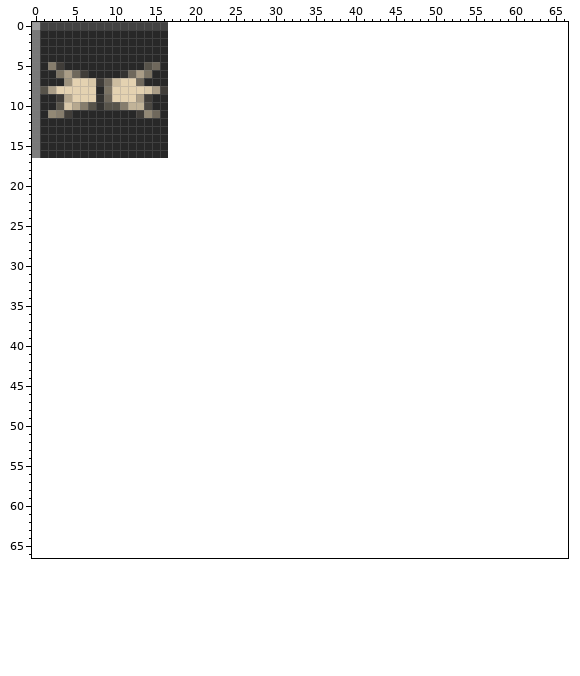
A sprite sheet gets an edit: WebHome/wwwroot/Official/app/icons/icon-16X16.png. Above, as it was before the edit.
The file is 17x17 pixels. The old version is drawn lined up with the new one, on the new canvas.
New version:
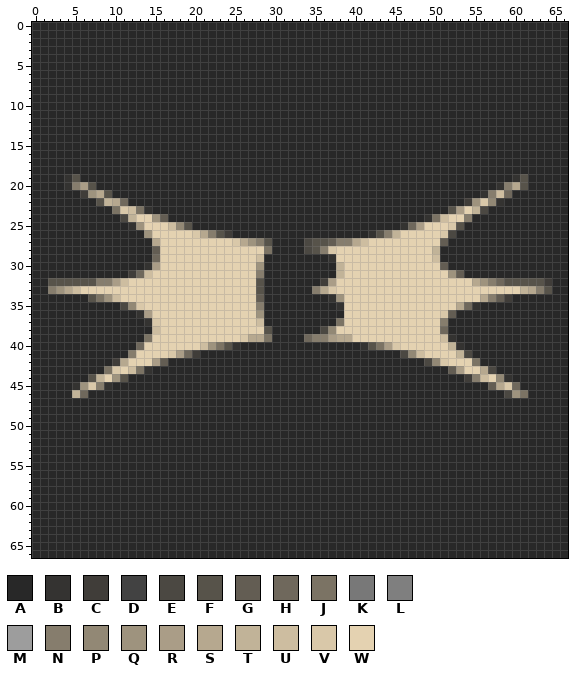
Palette (. is transparent): A #282828  B #343331  C #403d39  D #424242  E #4b4842  F #57534a  G #635d53  H #6f685c  J #7b7364  K #787878  L #7f7f7f  M #9d9d9d  N #867d6d  P #928875  Q #9e937e  R #aa9d87  S #b6a88f  T #c1b398  U #cdbda0  V #d9c8a9  W #e4d2b1
Diff:
canvas 17x17 -> 67x67
y 0: x 0..66 MDDDDDDDDDDDDDDDD.................................................. -> AAAAAAAAAAAAAAAAAAAAAAAAAAAAAAAAAAAAAAAAAAAAAAAAAAAAAAAAAAAAAAAAAAA
y 1..4: x 0 K -> A; x 17..66 .................................................. -> AAAAAAAAAAAAAAAAAAAAAAAAAAAAAAAAAAAAAAAAAAAAAAAAAA
y 5: x 0 K -> A; x 2..3 NC -> AA; x 14..15 FH -> AA; x 17..66 .................................................. -> AAAAAAAAAAAAAAAAAAAAAAAAAAAAAAAAAAAAAAAAAAAAAAAAAA
y 6: x 0 K -> A; x 3..6 JRHC -> AAAA; x 11..14 BHRJ -> AAAA; x 17..66 .................................................. -> AAAAAAAAAAAAAAAAAAAAAAAAAAAAAAAAAAAAAAAAAAAAAAAAAA
y 7: x 0 K -> A; x 4..13 QWWVCHUWWH -> AAAAAAAAAA; x 17..66 .................................................. -> AAAAAAAAAAAAAAAAAAAAAAAAAAAAAAAAAAAAAAAAAAAAAAAAAA
y 8: x 0..7 KFRWWWWW -> AAAAAAAA; x 9..66 JWWWWVRC.................................................. -> AAAAAAAAAAAAAAAAAAAAAAAAAAAAAAAAAAAAAAAAAAAAAAAAAAAAAAAAAA
y 9: x 0 K -> A; x 3..14 CSWWWBHWWWRC -> AAAAAAAAAAAA; x 17..66 .................................................. -> AAAAAAAAAAAAAAAAAAAAAAAAAAAAAAAAAAAAAAAAAAAAAAAAAA
y 10: x 0 K -> A; x 3..14 FVSNFBFFNTTE -> AAAAAAAAAAAA; x 17..66 .................................................. -> AAAAAAAAAAAAAAAAAAAAAAAAAAAAAAAAAAAAAAAAAAAAAAAAAA
y 11: x 0 K -> A; x 2..4 PNC -> AAA; x 13..15 CPH -> AAA; x 17..66 .................................................. -> AAAAAAAAAAAAAAAAAAAAAAAAAAAAAAAAAAAAAAAAAAAAAAAAAA
y 12..15: x 0 K -> A; x 17..66 .................................................. -> AAAAAAAAAAAAAAAAAAAAAAAAAAAAAAAAAAAAAAAAAAAAAAAAAA
y 16: x 0 L -> A; x 17..66 .................................................. -> AAAAAAAAAAAAAAAAAAAAAAAAAAAAAAAAAAAAAAAAAAAAAAAAAA
y 17..18: x 0..66 ................................................................... -> AAAAAAAAAAAAAAAAAAAAAAAAAAAAAAAAAAAAAAAAAAAAAAAAAAAAAAAAAAAAAAAAAAA
y 19: x 0..66 ................................................................... -> AAAABFAAAAAAAAAAAAAAAAAAAAAAAAAAAAAAAAAAAAAAAAAAAAAAAAAAAAAABFAAAAA
y 20: x 0..66 ................................................................... -> AAAABNRFAAAAAAAAAAAAAAAAAAAAAAAAAAAAAAAAAAAAAAAAAAAAAAAAAABNSFAAAAA
y 21: x 0..66 ................................................................... -> AAAAAACQSFAAAAAAAAAAAAAAAAAAAAAAAAAAAAAAAAAAAAAAAAAAAAAABNUHAAAAAAA
y 22: x 0..66 ................................................................... -> AAAAAAAAFTSHAAAAAAAAAAAAAAAAAAAAAAAAAAAAAAAAAAAAAAAAAACQVPBAAAAAAAA
y 23: x 0..66 ................................................................... -> AAAAAAAAAAJVUJBAAAAAAAAAAAAAAAAAAAAAAAAAAAAAAAAAAAAAFRWTEAAAAAAAAAA
y 24: x 0..66 ................................................................... -> AAAAAAAAAAAETWWQGAAAAAAAAAAAAAAAAAAAAAAAAAAAAAAAABJUWWNAAAAAAAAAAAA
y 25: x 0..66 ................................................................... -> AAAAAAAAAAAABQWWWUPFAAAAAAAAAAAAAAAAAAAAAAAAAABHRWWWVFAAAAAAAAAAAAA
y 26: x 0..66 ................................................................... -> AAAAAAAAAAAAAAQWWWWWVSNFCAAAAAAAAAAAAAAAAABFNTWWWWWVEAAAAAAAAAAAAAA
y 27: x 0..66 ................................................................... -> AAAAAAAAAAAAAAASWWWWWWWWWVSQNFAAAAEFFGNNSUWWWWWWWWWGAAAAAAAAAAAAAAA
y 28: x 0..66 ................................................................... -> AAAAAAAAAAAAAAAGWWWWWWWWWWWWWJAAAAEFNVWWWWWWWWWWWWTAAAAAAAAAAAAAAAA
y 29: x 0..66 ................................................................... -> AAAAAAAAAAAAAAAHWWWWWWWWWWWWUAAAAAAAABWWWWWWWWWWWWUAAAAAAAAAAAAAAAA
y 30: x 0..66 ................................................................... -> AAAAAAAAAAAAAABRWWWWWWWWWWWWQAAAAAAAAATWWWWWWWWWWWWGAAAAAAAAAAAAAAA
y 31: x 0..66 ................................................................... -> AAAAAAAAAAAACHUWWWWWWWWWWWWWNAAAAAAAAATWWWWWWWWWWWWWQGAAAAAAAAAAAAA
y 32: x 0..66 ................................................................... -> AAFFFFFFNNRUWWWWWWWWWWWWWWWWFAAAAAAACRWWWWWWWWWWWWWWWWWSQNHFFFFFCAA
y 33: x 0..66 ................................................................... -> AANQSUWWWWWWWWWWWWWWWWWWWWWWFAAAAAANSVWWWWWWWWWWWWWWWWWWWWWWWTSNFAA
y 34: x 0..66 ................................................................... -> AAAAAAAFJQUWWWWWWWWWWWWWWWWWGAAAAAAAABQWWWWWWWWWWWWWWWWWSNGCAAAAAAA
y 35: x 0..66 ................................................................... -> AAAAAAAAAAAEPVWWWWWWWWWWWWWWNAAAAAAAAABWWWWWWWWWWWWWWSHBAAAAAAAAAAA
y 36: x 0..66 ................................................................... -> AAAAAAAAAAAAABRWWWWWWWWWWWWWQAAAAAAAAAAWWWWWWWWWWWWVGAAAAAAAAAAAAAA
y 37: x 0..66 ................................................................... -> AAAAAAAAAAAAAABVWWWWWWWWWWWWUAAAAAAAAAJWWWWWWWWWWWWNAAAAAAAAAAAAAAA
y 38: x 0..66 ................................................................... -> AAAAAAAAAAAAAAAUWWWWWWWWWWWWWFAAAAAAEPWWWWWWWWWWWWWHAAAAAAAAAAAAAAA
y 39: x 0..66 ................................................................... -> AAAAAAAAAAAAAAJWWWWWWWWWWWVSSJAAAAHNNRSSWWWWWWWWWWWUBAAAAAAAAAAAAAA
y 40: x 0..66 ................................................................... -> AAAAAAAAAAAAAHWWWWWWWUQJFBAAAAAAAAAAAAAAABFJRVWWWWWWTBAAAAAAAAAAAAA
y 41: x 0..66 ................................................................... -> AAAAAAAAAAAANWWWWVRHCAAAAAAAAAAAAAAAAAAAAAAAAAEPUWWWWTEAAAAAAAAAAAA
y 42: x 0..66 ................................................................... -> AAAAAAAAAACSWWWRGAAAAAAAAAAAAAAAAAAAAAAAAAAAAAAAAEPVWWWJAAAAAAAAAAA
y 43: x 0..66 ................................................................... -> AAAAAAAAAJVWUJBAAAAAAAAAAAAAAAAAAAAAAAAAAAAAAAAAAAAAGRWWSEAAAAAAAAA
y 44: x 0..66 ................................................................... -> AAAAAAAFTWQFAAAAAAAAAAAAAAAAAAAAAAAAAAAAAAAAAAAAAAAAAACNUWPBAAAAAAA
y 45: x 0..66 ................................................................... -> AAAAABQVNBAAAAAAAAAAAAAAAAAAAAAAAAAAAAAAAAAAAAAAAAAAAAAAAGSVHAAAAAA
y 46: x 0..66 ................................................................... -> AAAAATHAAAAAAAAAAAAAAAAAAAAAAAAAAAAAAAAAAAAAAAAAAAAAAAAAAAAEQJAAAAA
y 47..66: x 0..66 ................................................................... -> AAAAAAAAAAAAAAAAAAAAAAAAAAAAAAAAAAAAAAAAAAAAAAAAAAAAAAAAAAAAAAAAAAA
